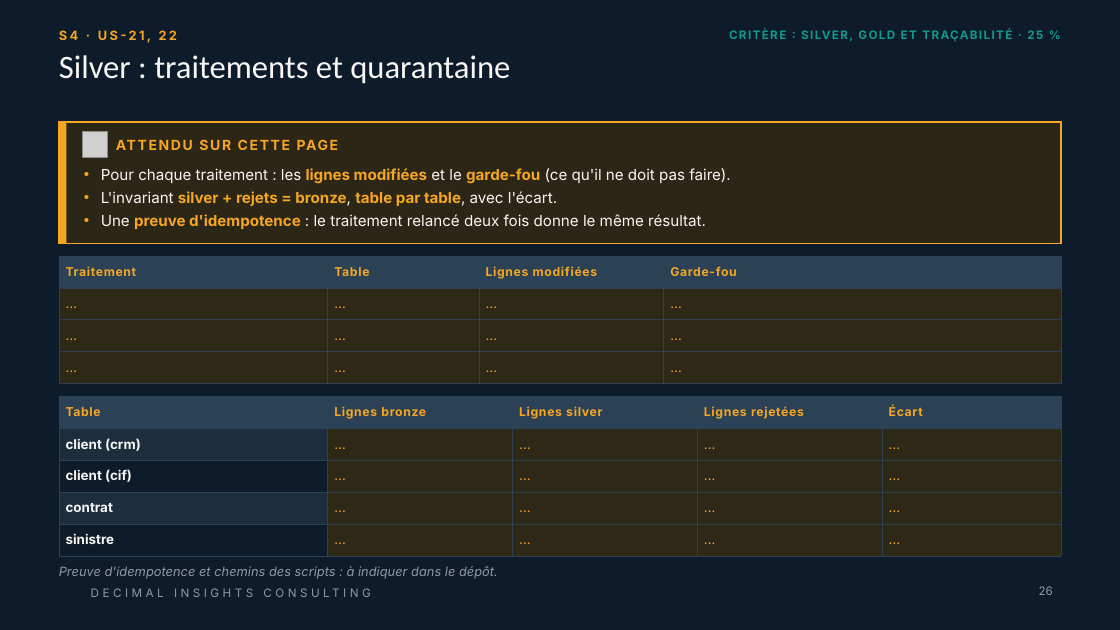
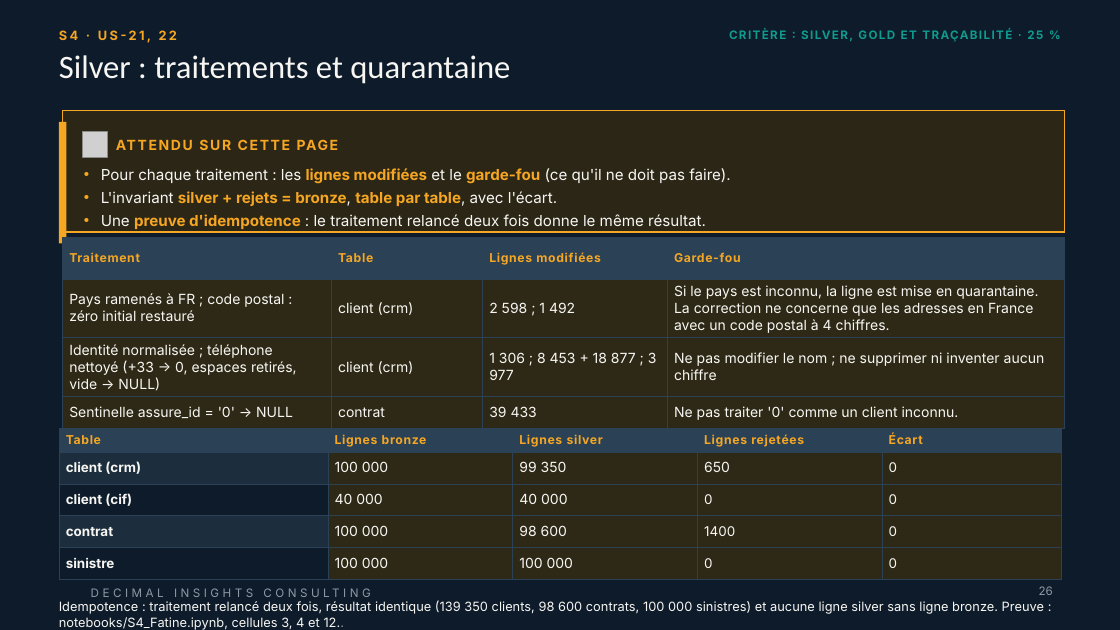
Before and after one commit to linam02/td-qualite-g04, a slide deck: slide 26 of livrables/Livrable_Groupe_TD_AssurConnect [Enregistrement automatique].pptx. Drawn at 1120x630 pixels with LibreOffice and Linux fonts; fonts in the diff are those of the drawing; grey boxes stand for pictures; background and template pictures are left out. Boxes give left, top, right and bottom in pixels: in the first picture for what was removed or moved away, otherwise in the second. Text is boxed around its words. In the diff, an @@ line names an element or a change of style, - is before the commit and + after.

Commit message:
S4-S5: PowerPoint mis à jour avec les diapositives US-21, 22, 31 et 32

```diff
--- a/livrables/Livrable_Groupe_TD_AssurConnect [Enregistrement automatique].pptx
+++ b/livrables/Livrable_Groupe_TD_AssurConnect [Enregistrement automatique].pptx
@@ rectangle: place and size @@
-rectangle at bbox=[59, 122, 1061, 244]
+rectangle at bbox=[62, 110, 1065, 232]
@@ table at bbox=[62, 238, 1065, 429] @@
-row 2: … | … | … | …
+row 2: Pays ramenés à FR ; code postal : zéro initial restauré | client (crm) | 2 598 ; 1 492 | Si le pays est inconnu, la ligne est mise en quarantaine. La correction ne concerne que les adresses en France avec un code postal à 4 chiffres.
-row 3: … | … | … | …
+row 3: Identité normalisée ; téléphone nettoyé (+33 → 0, espaces retirés, vide → NULL) | client (crm) | 1 306 ; 8 453 + 18 877 ; 3 977 | Ne pas modifier le nom ; ne supprimer ni inventer aucun chiffre
-row 4: … | … | … | …
+row 4: Sentinelle assure_id = '0' → NULL | contrat | 39 433 | Ne pas traiter '0' comme un client inconnu.
@@ table: place and size @@
-table at bbox=[59, 256, 1061, 384]
+table at bbox=[62, 238, 1065, 429]
@@ table at bbox=[59, 429, 1061, 580] @@
-row 2: client (crm) | … | … | … | …
+row 2: client (crm) | 100 000 | 99 350 | 650 | 0
-row 3: client (cif) | … | … | … | …
+row 3: client (cif) | 40 000 | 40 000 | 0 | 0
-row 4: contrat | … | … | … | …
+row 4: contrat | 100 000 | 98 600 | 1400 | 0
-row 5: sinistre | … | … | … | …
+row 5: sinistre | 100 000 | 100 000 | 0 | 0
@@ table: place and size @@
-table at bbox=[59, 397, 1061, 556]
+table at bbox=[59, 429, 1061, 580]
@@ text at bbox=[59, 600, 1044, 630]: text changed; text colour #8E99A4 to #F7F6F2; italic off @@
-Preuve d'idempotence et chemins des scripts : à indiquer dans le dépôt.
+Idempotence : traitement relancé deux fois, résultat identique (139 350 clients, 98 600 contrats, 100 000 sinistres) et aucune ligne silver sans ligne bronze. Preuve : notebooks/S4_Fatine.ipynb, cellules 3, 4 et 12..
```
Also in this commit, not shown: 5 other slides changed.
